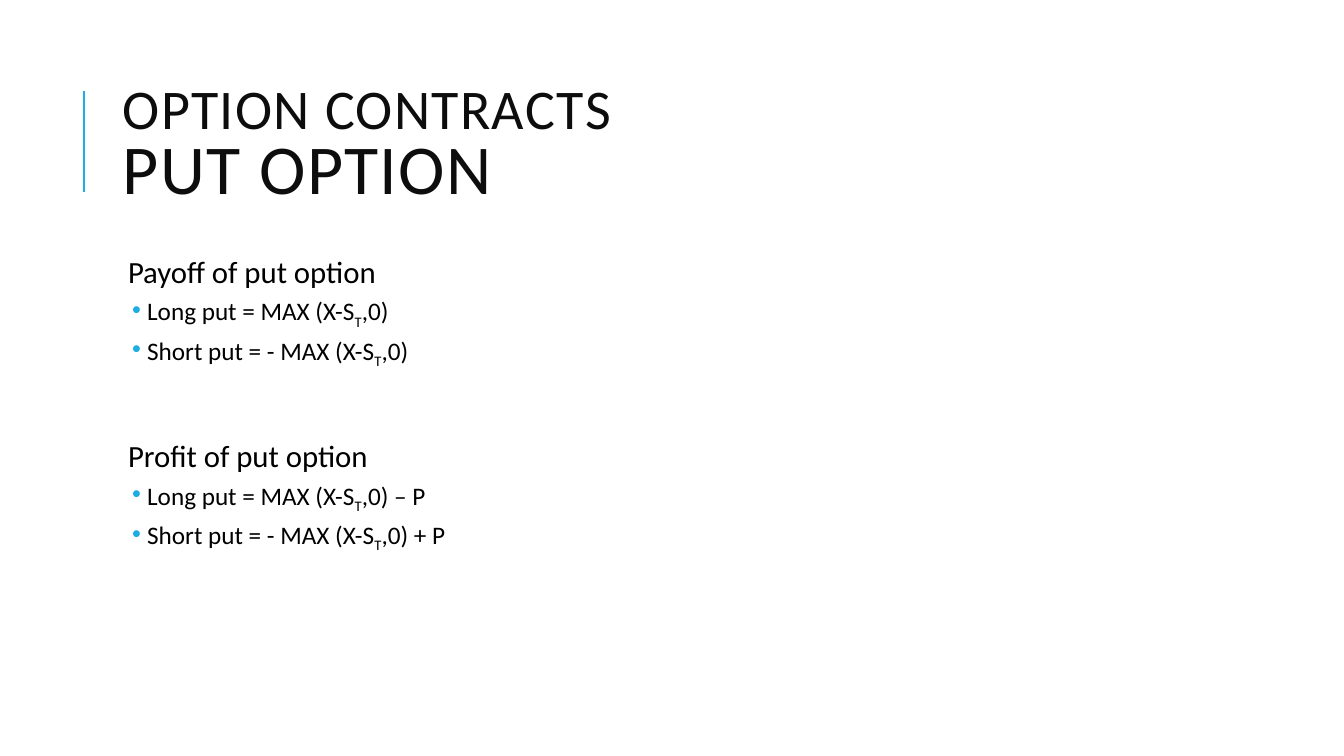
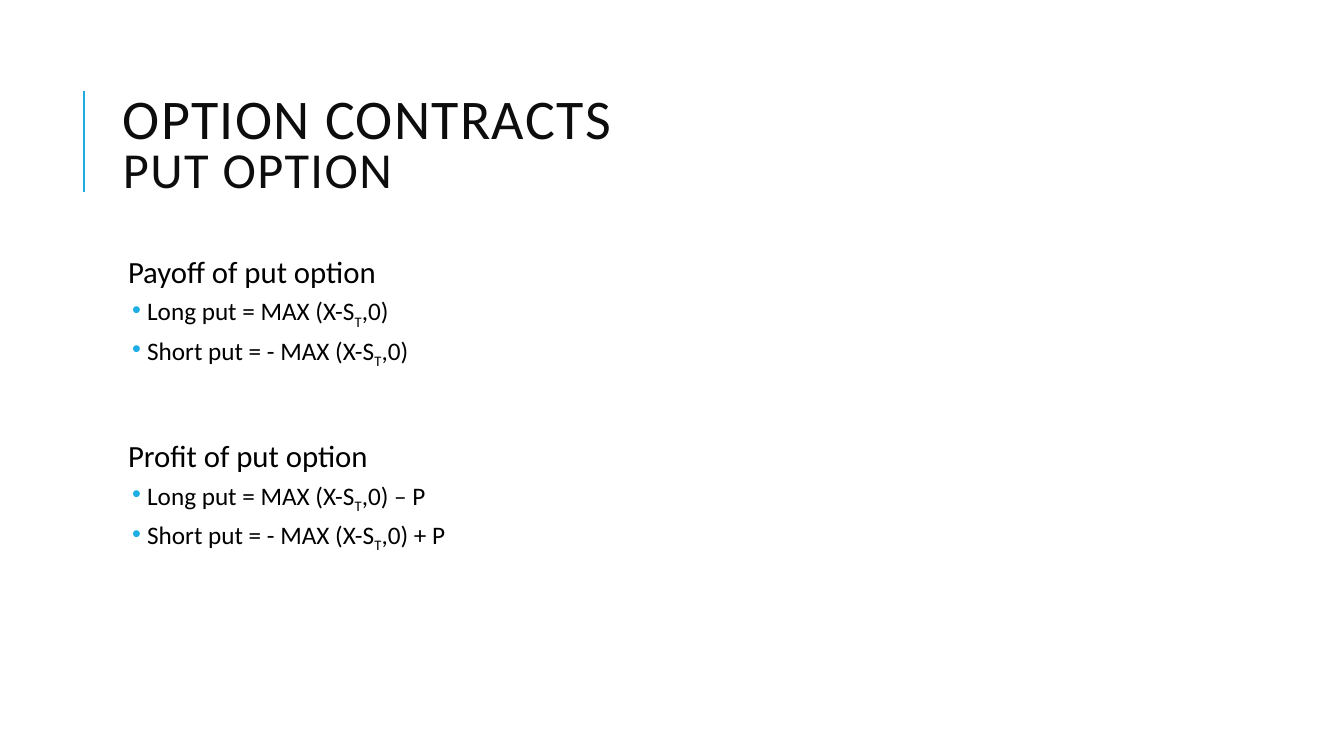
Before and after one commit to Isco0530/data, a slide deck: slide 35 of Derivatives.pptx. Drawn at 1344x756 pixels with LibreOffice and Linux fonts; fonts in the diff are those of the drawing. Boxes give left, top, right and bottom in pixels: in the first picture for what was removed or moved away, otherwise in the second. Text is boxed around its words. In the diff, an @@ line names an element or a change of style, - is before the commit and + after.

```diff
--- a/Derivatives.pptx
+++ b/Derivatives.pptx
@@ title "OPTION CONTRACTS PUT OPTION" at (123,102,611,189): size 50 to 36 pt in "PUT OPTION" @@
```
Also in this commit, not shown: 8 other slides changed.
